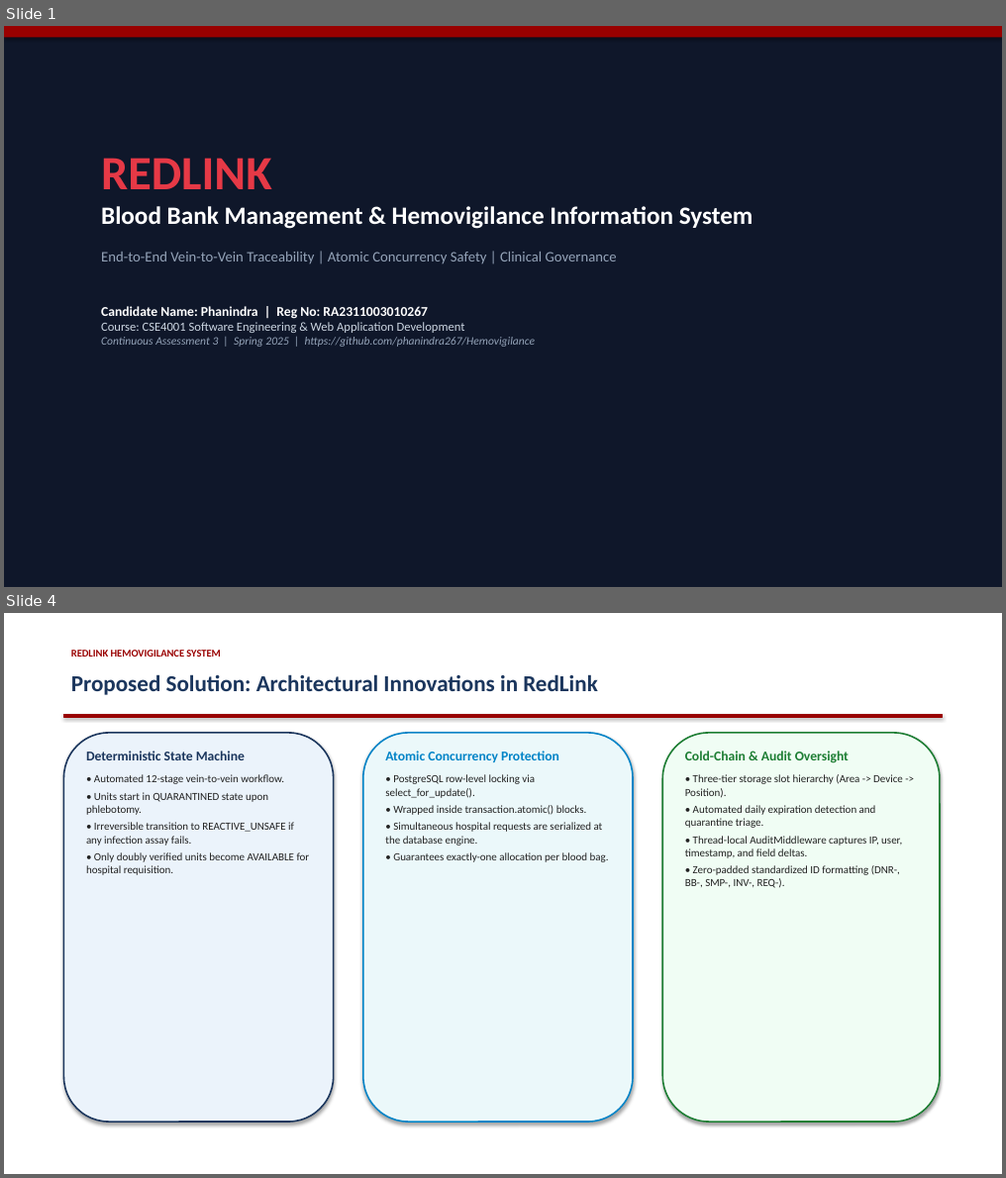
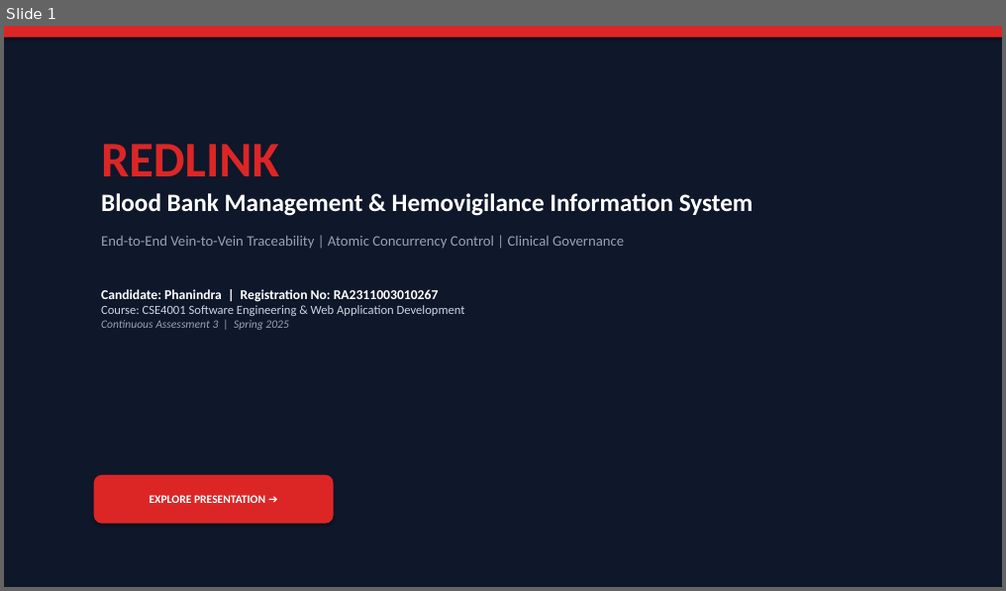
Before and after one commit to phanindra267/Hemovigilance, a slide deck: docs/ProjectPresentation.pptx. Shown one above the other, each under a label of ours: slides 1 and 4 before the commit, slide 1 after it; the slides between them are not shown. The pictures are 1006x1178 and 1006x591 pixels, drawn with LibreOffice and Linux fonts; fonts in the diff are those of the drawing. Boxes give left, top, right and bottom in pixels: in the first picture for what was removed or moved away, otherwise in the second. Text is boxed around its words. In the diff, an @@ line names an element or a change of style, - is before the commit and + after.

```diff
--- a/docs/ProjectPresentation.pptx
+++ b/docs/ProjectPresentation.pptx
@@ slide 4 removed at <box>4,613,1002,1174</box>, background #FFFFFF @@
@@ text removed at <box>71,650,220,657</box> @@
-REDLINK HEMOVIGILANCE SYSTEM
@@ text removed at <box>71,674,597,695</box> @@
-Proposed Solution: Architectural Innovations in RedLink
@@ rectangle removed at <box>63,714,943,717</box> @@
@@ rounded rectangle removed at <box>63,733,334,1122</box> @@
@@ text removed at <box>86,751,310,875</box> @@
-Deterministic State Machine
-• Automated 12-stage vein-to-vein workflow.
-• Units start in QUARANTINED state upon phlebotomy.
-• Irreversible transition to REACTIVE_UNSAFE if any infection assay fails.
-• Only doubly verified units become AVAILABLE for hospital requisition.
@@ rounded rectangle removed at <box>363,733,633,1122</box> @@
@@ text removed at <box>385,751,609,862</box> @@
-Atomic Concurrency Protection
-• PostgreSQL row-level locking via select_for_update().
-• Wrapped inside transaction.atomic() blocks.
-• Simultaneous hospital requests are serialized at the database engine.
-• Guarantees exactly-one allocation per blood bag.
@@ rounded rectangle removed at <box>662,733,940,1122</box> @@
@@ text removed at <box>685,751,903,888</box> @@
-Cold-Chain & Audit Oversight
-• Three-tier storage slot hierarchy (Area -> Device -> Position).
-• Automated daily expiration detection and quarantine triage.
-• Thread-local AuditMiddleware captures IP, user, timestamp, and field deltas.
-• Zero-padded standardized ID formatting (DNR-, BB-, SMP-, INV-, REQ-).
@@ slide 1 changed as well @@
@@ rectangle at <box>4,26,1002,37</box>: fill #990000 to #DC2626 @@
@@ text "REDLINK": place and size @@
-text "REDLINK" at <box>101,158,753,347</box>
+text "REDLINK" at <box>101,144,753,330</box>
@@ text at <box>101,144,753,216</box>: size 46 to 48 pt, text colour #E63946 to #DC2626 in "REDLINK"; less space between paragraphs @@
@@ text at <box>101,236,624,302</box>: text changed @@
-End-to-End Vein-to-Vein Traceability | Atomic Concurrency Safety | Clinical Governance
-Candidate Name: Phanindra | Reg No: RA2311003010267
+End-to-End Vein-to-Vein Traceability | Atomic Concurrency Control | Clinical Governance
+Candidate: Phanindra | Registration No: RA2311003010267
@@ text at <box>101,320,288,330</box>: text changed @@
-Continuous Assessment 3 | Spring 2025 | https://github.com/phanindra267/Hemovigilance
+Continuous Assessment 3 | Spring 2025
@@ rounded rectangle added at <box>94,475,334,524</box>, fill #DC2626, 11 pt, text #FFFFFF, bold @@
+EXPLORE PRESENTATION ➔
```
Also in this commit, not shown: 4 other slides changed, 17 slides added, 14 other slides removed, 7 other files.
